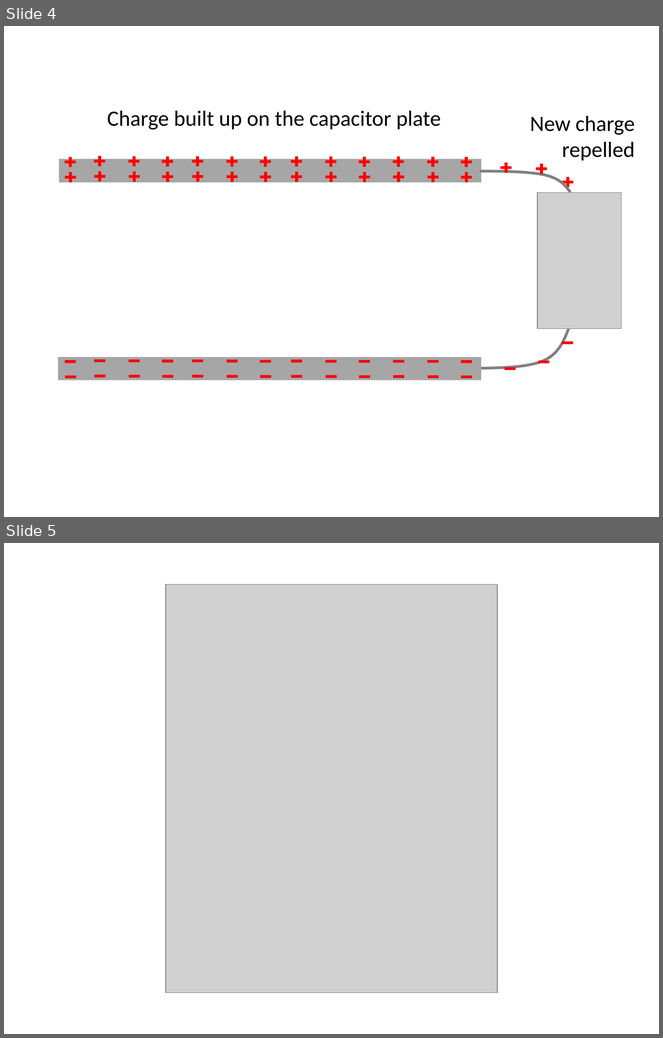
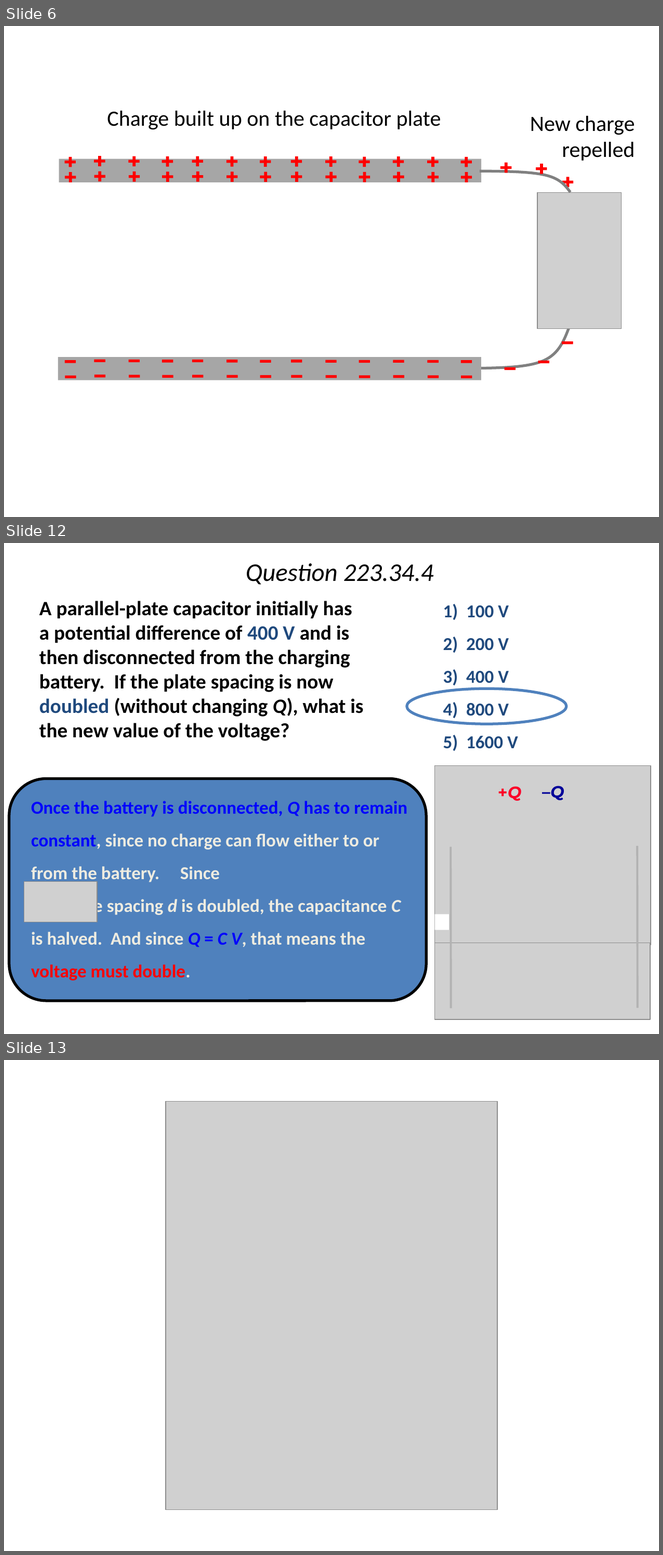
Before and after one commit to rtlines/PH223-Engineering-Physics, a slide deck: Slides/PH223_Lecture_34.pptx. Shown one above the other, each under a label of ours: slides 4 and 5 before the commit, slides 6, 12 and 13 after it; the slides between them are not shown. The pictures are 663x1038 and 663x1555 pixels, drawn with LibreOffice and Linux fonts; fonts in the diff are those of the drawing; grey boxes stand for pictures. Boxes give left, top, right and bottom in pixels: in the first picture for what was removed or moved away, otherwise in the second. Text is boxed around its words. In the diff, an @@ line names an element or a change of style, - is before the commit and + after.

```diff
--- a/Slides/PH223_Lecture_34.pptx
+++ b/Slides/PH223_Lecture_34.pptx
@@ slide 12 added at <box>4,543,659,1034</box>, background #FFFFFF @@
@@ title added at <box>246,563,434,585</box>, 28 pt, text #000000, italic @@
+Question 223.34.4
@@ text added at <box>39,601,363,741</box>, 22.4 pt, text #000000, bold @@
+A parallel-plate capacitor initially has a potential difference of 400 V and is then disconnected from the charging battery. If the plate spacing is now doubled (without changing Q), what is the new value of the voltage?
@@ text added at <box>443,604,518,751</box>, 20 pt, text #1F497D, bold @@
+1) 100 V
+2) 200 V
+3) 400 V
+4) 800 V
+5) 1600 V
@@ ellipse added at <box>407,689,567,724</box>, outline #4F81BD 3 pt @@
@@ rounded rectangle added at <box>9,779,427,1001</box>, fill #4F81BD, outline #000000 3 pt @@
@@ group added at <box>435,766,651,1034</box>: 2 ellipses, 2 pictures, 2 lines, 2 texts, 1 rectangle @@
++Q
+–Q
@@ text added at <box>31,801,408,981</box>, 20 pt, text #EEECE1, bold @@
+Once the battery is disconnected, Q has to remain constant, since no charge can flow either to or from the battery. Since when the spacing d is doubled, the capacitance C is halved. And since Q = C V, that means the voltage must double.
@@ picture added at <box>24,882,97,923</box> @@
@@ what was slide 4 is now slide 6 @@
@@ what was slide 5 is now slide 13 @@
```
Also in this commit, not shown: 18 other slides added, 14 other files.
